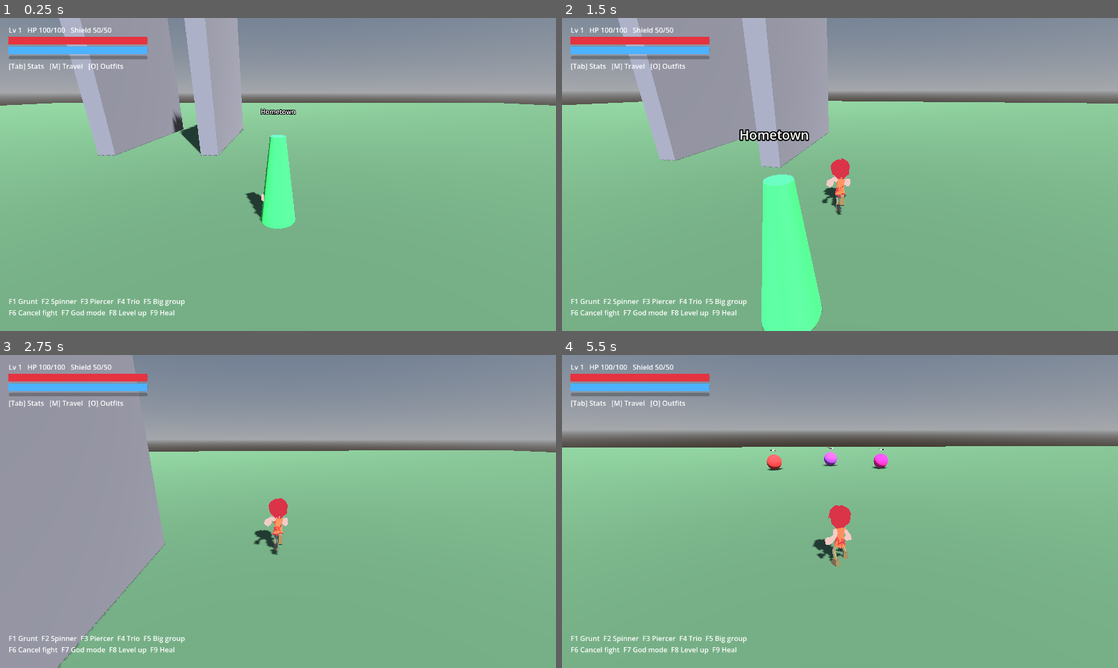
Above: before the commit, frames 1-4 (two rows, left to right).
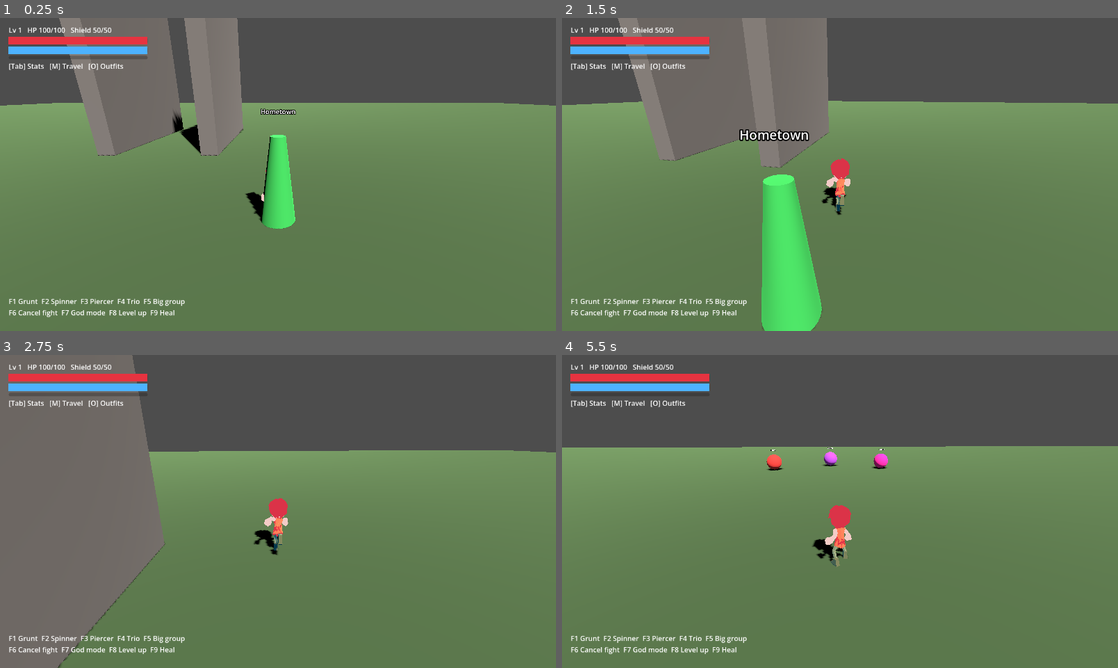
Above: after the commit, the same moments.

Repository: doggoanim/Krits
Game: Godot game, scene res://main.tscn
Same seed, same stepped clock (60 frames per second), same inputs: the game is played once before the commit and once after it.
Inputs (mouse positions are in pixels of both pictures, inside the frame that each line leads up to):
- Up to frame 1 (0.25 s): no input
- Up to frame 2 (1.5 s): tap Enter at 0.5 s; move the mouse to (867, 174) at 0.52 s; hold Ctrl (crouch_pound) 0.53-1.28 s; hold W (move_forward) from 0.53 s (still down); tap Space (jump) at 0.77 s; move the mouse to (812, 174) at 1.27 s; tap E (interact) at 1.35 s
- Up to frame 3 (2.75 s): keep holding W (move_forward); tap Space (jump) at 1.52 s; move the mouse to (289, 505) at 2.02 s; hold Shift (roll_dive) from 2.03 s (still down)
- Up to frame 4 (5.5 s): keep holding W (move_forward); move the mouse to (834, 517) at 2.77 s; release Shift (roll_dive) at 2.78 s; tap Ctrl (crouch_pound) at 2.85 s; tap Space (jump) at 3.02, 3.77, 4.52 s; move the mouse to (878, 514) at 3.52 s; tap E (interact) at 3.6 s; move the mouse to (795, 508) at 4.27 s; tap Shift (roll_dive) at 4.35 s; move the mouse to (845, 511) at 5.02 s; hold Ctrl (crouch_pound) from 5.03 s (still down)

The runs differ from the first frame. In frame 1, 98% of the frame differs, in the area x 0-100%, y 0-100%; in frame 2, 97%; in frame 3, 97%; in frame 4, 95%.
Error after the commit: Invalid assignment of property or key 'tone_mapper' with value of type 'int' on a base object of type 'Environment'. (res://main.gd:96)

Commit message:
Add EnvironmentConfig: tunable lighting, tonemap, glow, SSAO, color grading
The old environment setup was a few hardcoded lines in main.gd — a flat
sun, default procedural sky colors, no tonemapping curve, no glow, no
ambient occlusion, no color correction at all. Pulled all of it into
EnvironmentConfig (a Resource, same pattern as PlayerConfig) so it's
tunable from the Inspector without touching code:

- Sun color/energy/angle/shadows
- Sky top/horizon/ground colors, ambient strength
- Tonemap mode (defaults to Filmic instead of the harsh default Linear
  clipping) + exposure/white point
- Glow (bloom)
- SSAO (contact shadows — the single biggest "stops looking flat" knob)
- Color grading: brightness/contrast/saturation, or a LUT texture slot for
  a fully custom grade from an external tool

main.gd's _build_environment() now reads from an optional env_config export
on Main (falls back to EnvironmentConfig's defaults if unset), so trying a
different look is "assign a different .tres," not editing code. Documented
in README.md with what each group does and why Filmic/SSAO were picked as
defaults.

Co-Authored-By: Claude Sonnet 5 <noreply@anthropic.com>
Claude-Session: https://claude.ai/code/session_01TYpdm1jACUqsWG6yyTxbgm

Diff:
--- a/main.gd
+++ b/main.gd
@@ -8,6 +8,12 @@
 ## any WorldEnemy nodes you want wandering the level — see world/test_level.gd
 ## for a worked example of all three, and README.md for the full contract.
 @export var level_scene: PackedScene
+
+## Sun/sky/tonemap/glow/color-grading, all in one place — see
+## world/environment_config.gd. Leave unset to use its defaults; duplicate
+## that resource as a .tres and assign it here to try a different look
+## without touching code.
+@export var env_config: EnvironmentConfig
 
 var player: Player
 var cam: CameraRig
@@ -65,16 +71,48 @@
 			if Input.mouse_mode == Input.MOUSE_MODE_CAPTURED else Input.MOUSE_MODE_CAPTURED
 
 func _build_environment() -> void:
+	var cfg := env_config if env_config else EnvironmentConfig.new()
+
 	var sun := DirectionalLight3D.new()
-	sun.rotation_degrees = Vector3(-50, 30, 0)
-	sun.shadow_enabled = true
+	sun.rotation_degrees = cfg.sun_rotation_degrees
+	sun.light_color = cfg.sun_color
+	sun.light_energy = cfg.sun_energy
+	sun.shadow_enabled = cfg.sun_shadows
 	add_child(sun)
+
 	_env = Environment.new()
 	var env := _env
 	env.background_mode = Environment.BG_SKY
 	env.sky = Sky.new()
-	env.sky.sky_material = ProceduralSkyMaterial.new()
+	var sky_mat := ProceduralSkyMaterial.new()
+	sky_mat.sky_top_color = cfg.sky_top_color
+	sky_mat.sky_horizon_color = cfg.sky_horizon_color
+	sky_mat.ground_bottom_color = cfg.ground_bottom_color
+	sky_mat.ground_horizon_color = cfg.ground_horizon_color
+	env.sky.sky_material = sky_mat
 	env.ambient_light_source = Environment.AMBIENT_SOURCE_SKY
+	env.ambient_light_energy = cfg.ambient_energy
+
+	env.tone_mapper = cfg.tonemap_mode
+	env.tonemap_exposure = cfg.exposure
+	env.tonemap_white = cfg.white_point
+
+	env.glow_enabled = cfg.glow_enabled
+	env.glow_intensity = cfg.glow_intensity
+	env.glow_bloom = cfg.glow_bloom
+	env.glow_hdr_threshold = cfg.glow_hdr_threshold
+
+	env.ssao_enabled = cfg.ssao_enabled
+	env.ssao_intensity = cfg.ssao_intensity
+	env.ssao_radius = cfg.ssao_radius
+
+	env.adjustment_enabled = cfg.adjustment_enabled
+	env.adjustment_brightness = cfg.brightness
+	env.adjustment_contrast = cfg.contrast
+	env.adjustment_saturation = cfg.saturation
+	if cfg.color_correction_lut:
+		env.adjustment_color_correction = cfg.color_correction_lut
+
 	var we := WorldEnvironment.new()
 	we.environment = env
 	add_child(we)
--- /dev/null
+++ b/world/environment_config.gd
@@ -0,0 +1,41 @@
+class_name EnvironmentConfig
+extends Resource
+## All lighting / sky / color-grading tunables in one place, same idea as
+## PlayerConfig. Duplicate/edit a .tres of this to try a different look
+## without touching code — assign it to Main's env_config export in main.tscn.
+
+@export_group("Sun")
+@export var sun_color := Color(1.0, 0.95, 0.85)
+@export var sun_energy := 1.2
+@export var sun_rotation_degrees := Vector3(-50, 30, 0)
+@export var sun_shadows := true
+
+@export_group("Sky")
+@export var sky_top_color := Color(0.25, 0.45, 0.75)
+@export var sky_horizon_color := Color(0.65, 0.72, 0.8)
+@export var ground_bottom_color := Color(0.15, 0.13, 0.11)
+@export var ground_horizon_color := Color(0.5, 0.48, 0.45)
+@export var ambient_energy := 1.0
+
+@export_group("Tonemap / Exposure")
+@export var tonemap_mode: Environment.ToneMapper = Environment.TONE_MAPPER_FILMIC
+@export var exposure := 1.0
+@export var white_point := 1.0   ## only matters for the Filmic/ACES tonemappers
+
+@export_group("Glow")
+@export var glow_enabled := true
+@export var glow_intensity := 0.5
+@export var glow_bloom := 0.05
+@export var glow_hdr_threshold := 1.0
+
+@export_group("Ambient Occlusion")
+@export var ssao_enabled := true
+@export var ssao_intensity := 1.5
+@export var ssao_radius := 1.0
+
+@export_group("Color Grading")
+@export var adjustment_enabled := true
+@export var brightness := 1.0
+@export var contrast := 1.05
+@export var saturation := 1.1
+@export var color_correction_lut: Texture   ## optional LUT (Texture2D/Texture3D) for a full custom grade
Not shown, changed: README.md
